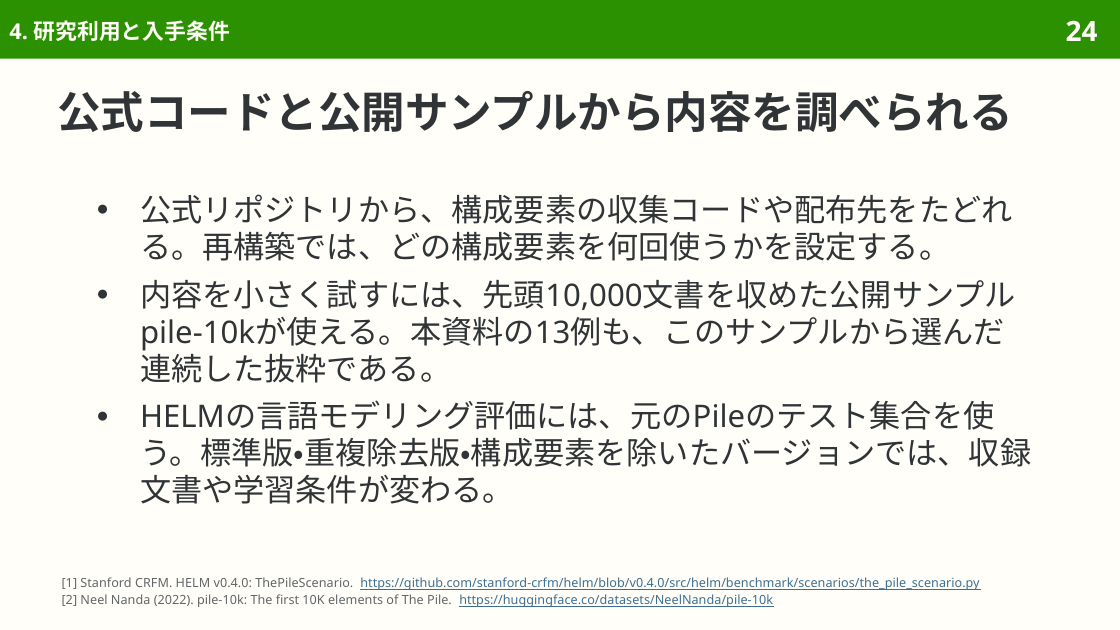
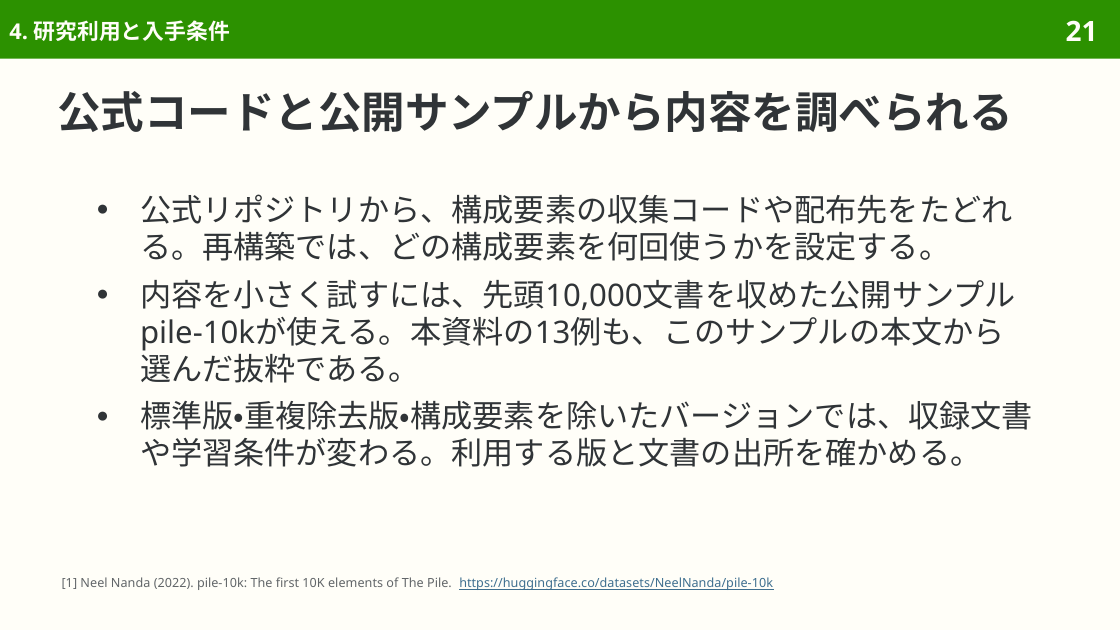
Before and after one commit to sasakiy84/datasets-in-10-minutes, a slide deck: slide 21 of slides/datasets-in-10-minutes-the-pile.pptx (slide 24 before the commit). Drawn at 1120x630 pixels with LibreOffice and Linux fonts; fonts in the diff are those of the drawing. Boxes give left, top, right and bottom in pixels: in the first picture for what was removed or moved away, otherwise in the second. Text is boxed around its words. In the diff, an @@ line names an element or a change of style, - is before the commit and + after.

Commit message:
Center The Pile on corpus composition, training and research use

```diff
--- a/slides/datasets-in-10-minutes-the-pile.pptx
+++ b/slides/datasets-in-10-minutes-the-pile.pptx
@@ page number at <box>1066,20,1098,41</box>: text changed @@
-24
+21
@@ text at <box>140,279,1033,467</box>: text changed @@
-● 内容を小さく試すには、先頭10,000文書を収めた公開サンプルpile-10kが使える。本資料の13例も、このサンプルから選んだ連続した抜粋である。
-● HELMの言語モデリング評価には、元のPileのテスト集合を使う。標準版・重複除去版・構成要素を除いたバージョンでは、収録文書や学習条件が変わる。
+● 内容を小さく試すには、先頭10,000文書を収めた公開サンプルpile-10kが使える。本資料の13例も、このサンプルの本文から選んだ抜粋である。
+● 標準版・重複除去版・構成要素を除いたバージョンでは、収録文書や学習条件が変わる。利用する版と文書の出所を確かめる。
@@ text at <box>62,577,773,590</box>: text changed; text colour #3F6F8F to #626669 @@
-[1] Stanford CRFM. HELM v0.4.0: ThePileScenario. https://github.com/stanford-crfm/helm/blob/v0.4.0/src/helm/benchmark/scenarios/the_pile_scenario.py
-[2] Neel Nanda (2022). pile-10k: The first 10K elements of The Pile. https://huggingface.co/datasets/NeelNanda/pile-10k
+[1] Neel Nanda (2022). pile-10k: The first 10K elements of The Pile. https://huggingface.co/datasets/NeelNanda/pile-10k
```
Also in this commit, not shown: 23 other slides changed, 3 slides removed, 58 other files.
